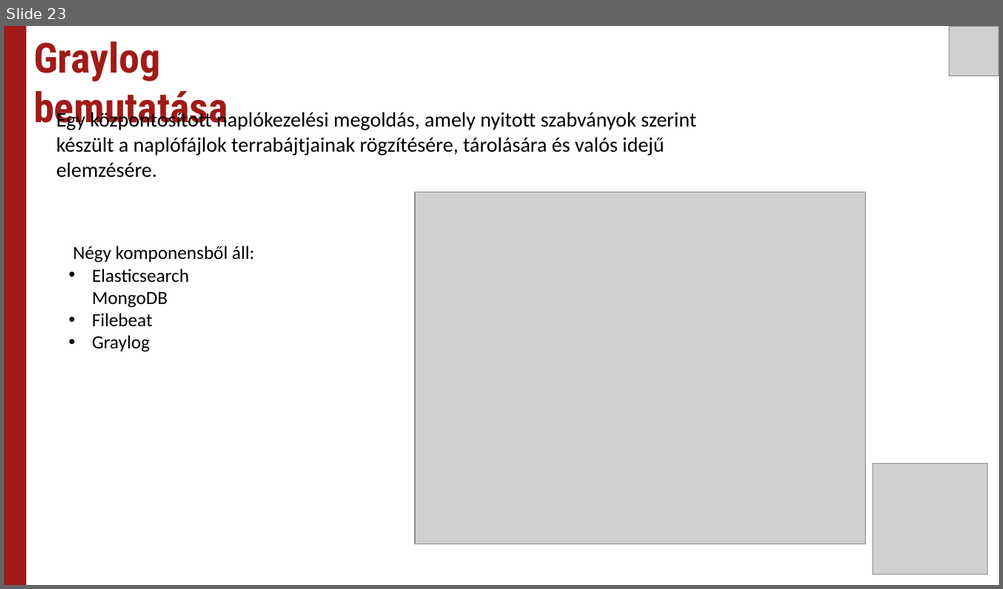
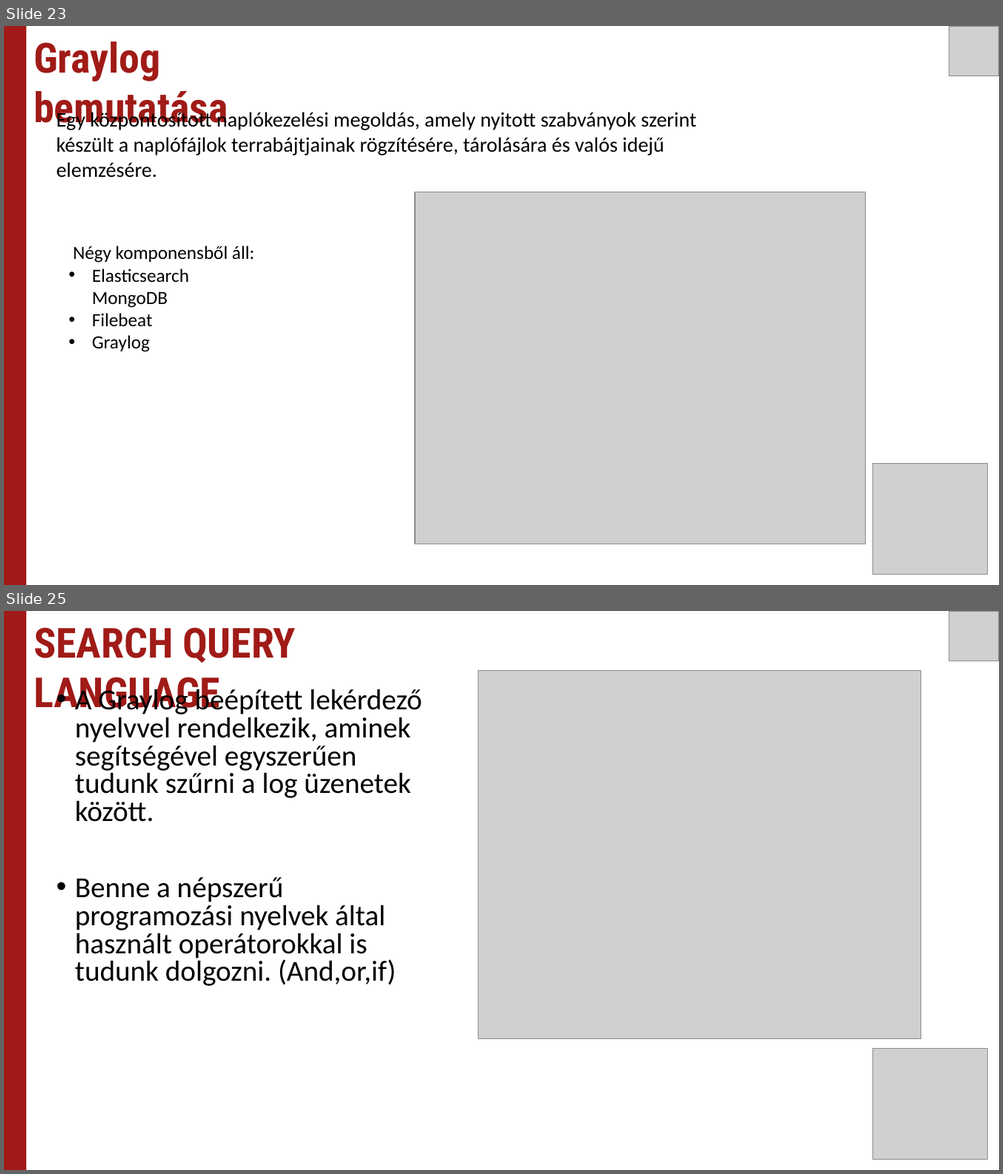
Before and after one commit to Uni-Sopron/temalabor-o21-I-NEW-Centralized-log-server, a slide deck: Témalabor - Centralized log server.pptx. Shown one above the other, each under a label of ours: slide 23 before the commit, slides 23 and 25 after it; the slides between them are not shown. The pictures are 1003x589 and 1003x1174 pixels, drawn with LibreOffice and Linux fonts; fonts in the diff are those of the drawing; grey boxes stand for pictures. Boxes give left, top, right and bottom in pixels: in the first picture for what was removed or moved away, otherwise in the second. Text is boxed around its words. In the diff, an @@ line names an element or a change of style, - is before the commit and + after.

```diff
--- a/Témalabor - Centralized log server.pptx
+++ b/Témalabor - Centralized log server.pptx
@@ slide 25 added at <box>4,611,999,1170</box>, background #FFFFFF @@
@@ rectangle added at <box>4,611,26,1170</box>, fill #A01B17 @@
@@ text added at <box>34,627,296,718</box>, 40 pt, text #A01B17, bold @@
+SEARCH QUERY LANGUAGE
@@ picture added at <box>948,611,999,661</box> @@
@@ picture added at <box>478,671,921,1039</box> @@
@@ text added at <box>75,686,422,986</box>, 28 pt, text #000000 @@
+• A Graylog beépített lekérdező nyelvvel rendelkezik, aminek segítségével egyszerűen tudunk szűrni a log üzenetek között.
+• Benne a népszerű programozási nyelvek által használt operátorokkal is tudunk dolgozni. (And,or,if)
@@ picture added at <box>874,1049,988,1160</box> @@
```
Also in this commit, not shown: 3 other slides added, 2 slides removed.
